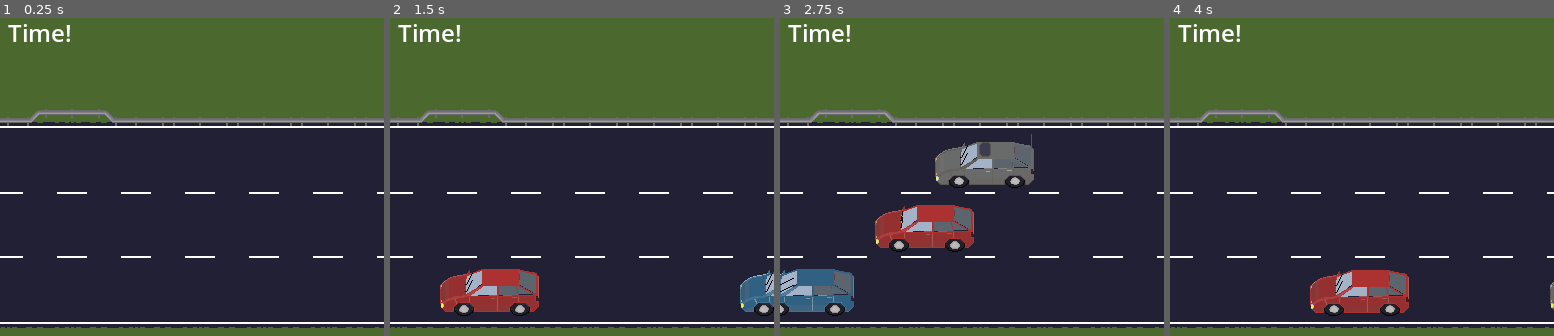
Above: before the commit, frames 1-4 (left to right).
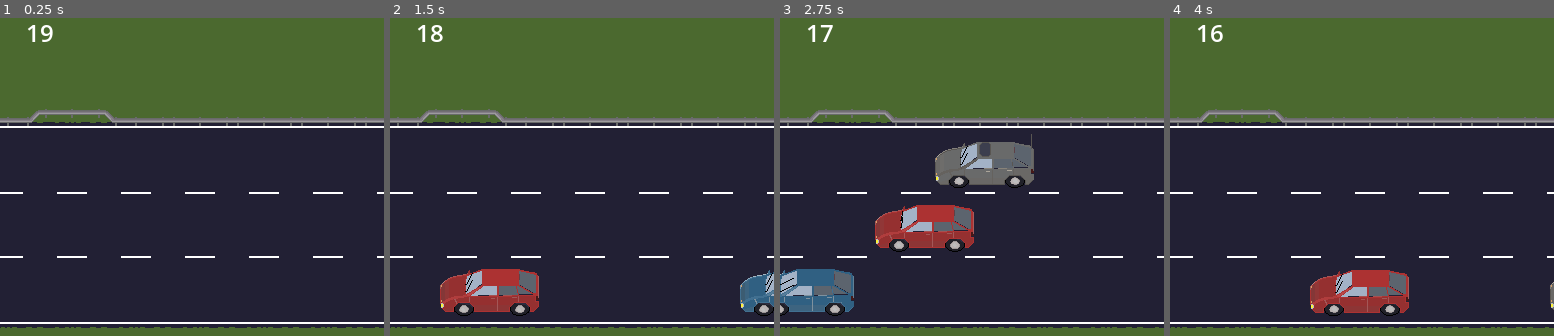
Above: after the commit, the same moments.

Repository: Pedro-T/deer-in-the-headlights
Game: Godot game, scene res://Main.tscn
Same seed, same stepped clock (60 frames per second), same inputs: the game is played once before the commit and once after it.
Inputs:
- Up to frame 1 (0.25 s): no input
- Up to frame 2 (1.5 s): hold D (move_right) 0.53-1.28 s; hold S (move_down) from 1.28 s (still down)
- Up to frame 3 (2.75 s): release S (move_down) at 2.03 s; hold D (move_right) from 2.03 s (still down)
- Up to frame 4 (4 s): release D (move_right) at 2.78 s; hold W (move_up) 2.78-3.53 s; hold A (move_left) from 3.53 s (still down)
The pictures show only the part of the screen within x 45-95%, y 0-50%; the shares and areas given below are measured in that part.

The runs differ from the first frame. In frame 1, 0.5% of the frame differs, in the area x 2-19%, y 1-8%; in frame 2, 0.5%; in frame 3, 0.5%; in frame 4, 0.5%.

Commit message:
add game over timer logic

Diff:
--- a/deer-in-the-headlights/game_manager.gd
+++ b/deer-in-the-headlights/game_manager.gd
@@ -3,13 +3,36 @@
 var vehicle_spawner: VehicleSpawnController
 var game_timer: Timer
 var info_label: Label
+var state: GameState = GameState.PLAY
+
+func setup() -> void:
+	game_timer.timeout.connect(game_over.bind(GameEnding.SHOT))
+
+func _process(_delta: float) -> void:
+	match state:
+		GameState.PLAY:
+			_update_timer_display()
+
+func _update_timer_display() -> void:
+	var time: int = floor(game_timer.time_left)
+	info_label.text = "%02d" % time
 
 func start() -> void:
-    vehicle_spawner.start()
+	vehicle_spawner.start()
+	game_timer.start()
 
 func game_over(_ending: GameEnding) -> void:
-    print("triggered")
+	state = GameState.END
+	info_label.text = "DEAD"
+	print("triggered")
 
 enum GameEnding {
-    RUN_OVER
+	RUN_OVER,
+	SHOT
 }
+
+enum GameState {
+	PLAY,
+	INTRO,
+	END
+}
--- a/deer-in-the-headlights/main.gd
+++ b/deer-in-the-headlights/main.gd
@@ -4,4 +4,5 @@
     GameManager.vehicle_spawner = $Stage/VehicleContainer/VehicleSpawnController
     GameManager.info_label = $InfoLabel
     GameManager.game_timer = $GameTimer
+    GameManager.setup()
     GameManager.start()
